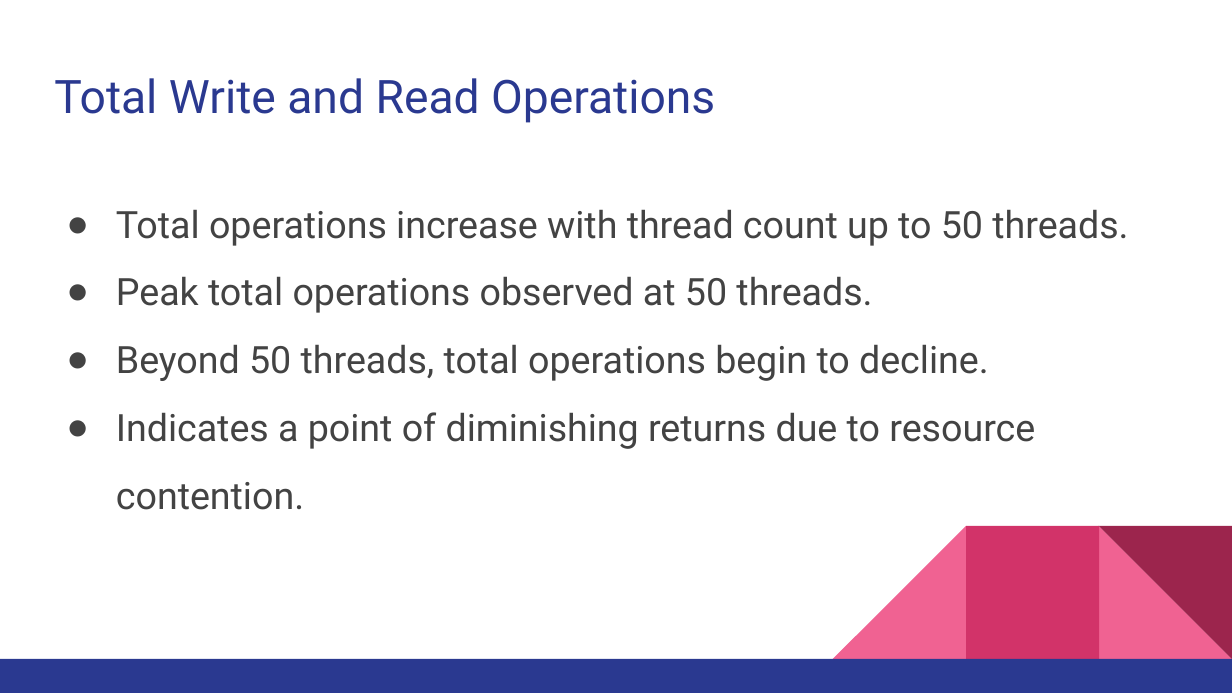
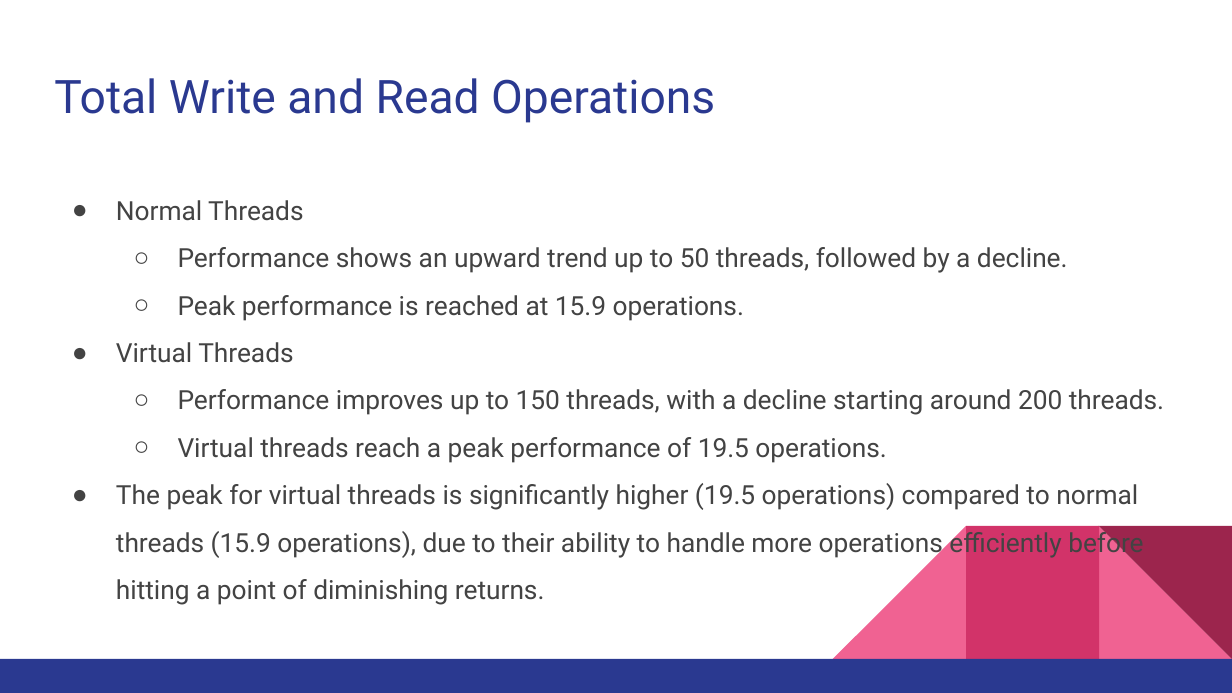
Before and after one commit to DanielBashary/concurrency-benchmark, a slide deck: slide 4 of Couchbase Metrics.pptx (slide 3 before the commit). Drawn at 1232x693 pixels with LibreOffice and Linux fonts; fonts in the diff are those of the drawing. Boxes give left, top, right and bottom in pixels: in the first picture for what was removed or moved away, otherwise in the second. Text is boxed around its words. In the diff, an @@ line names an element or a change of style, - is before the commit and + after.

```diff
--- a/Couchbase Metrics.pptx
+++ b/Couchbase Metrics.pptx
@@ text at (116, 200, 1164, 605): text changed; size 22 to 15.4 pt @@
-● Total operations increase with thread count up to 50 threads.
-● Peak total operations observed at 50 threads.
-● Beyond 50 threads, total operations begin to decline.
-● Indicates a point of diminishing returns due to resource contention.
+● Normal Threads
+  ○ Performance shows an upward trend up to 50 threads, followed by a decline.
+  ○ Peak performance is reached at 15.9 operations.
+● Virtual Threads
+  ○ Performance improves up to 150 threads, with a decline starting around 200 threads.
+  ○ Virtual threads reach a peak performance of 19.5 operations.
+● The peak for virtual threads is significantly higher (19.5 operations) compared to normal threads (15.9 operations), due to their ability to handle more operations efficiently before hitting a point of diminishing returns.
```
Also in this commit, not shown: 3 other slides changed, 7 slides added, 2 slides removed, 5 other files.
